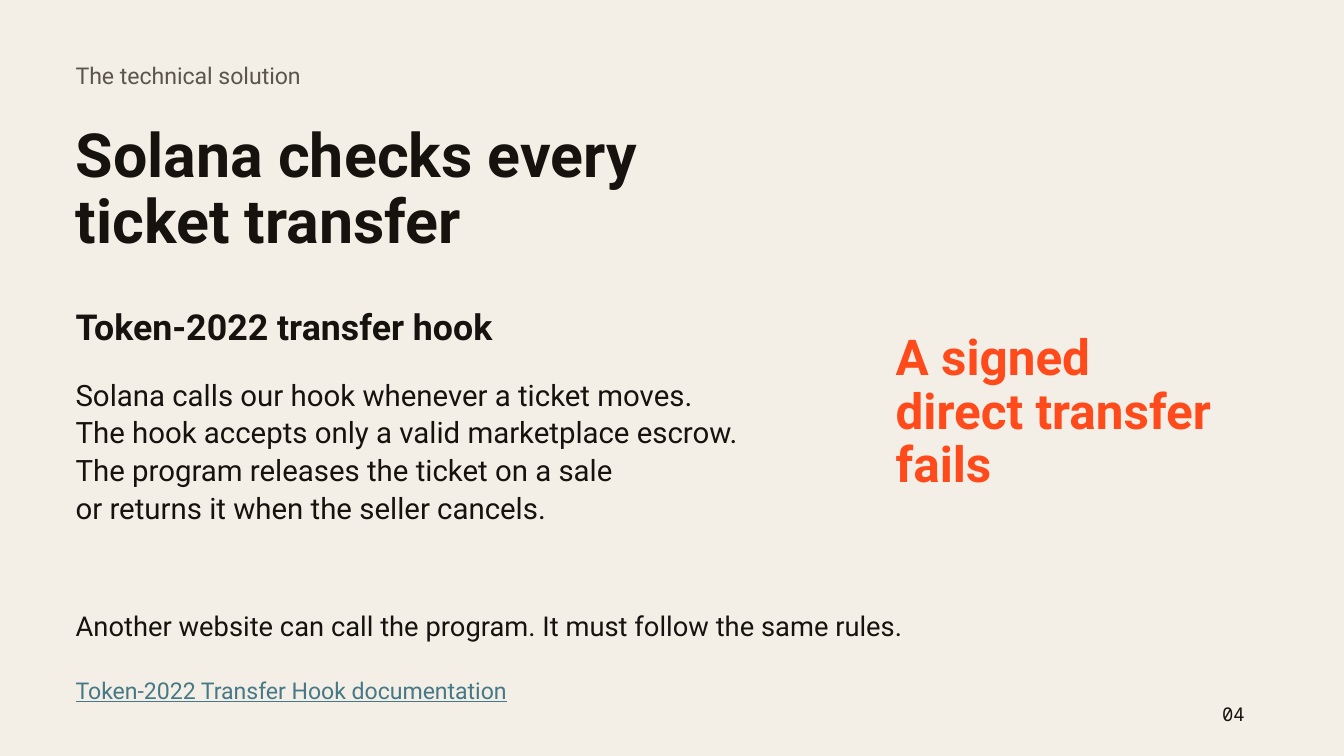
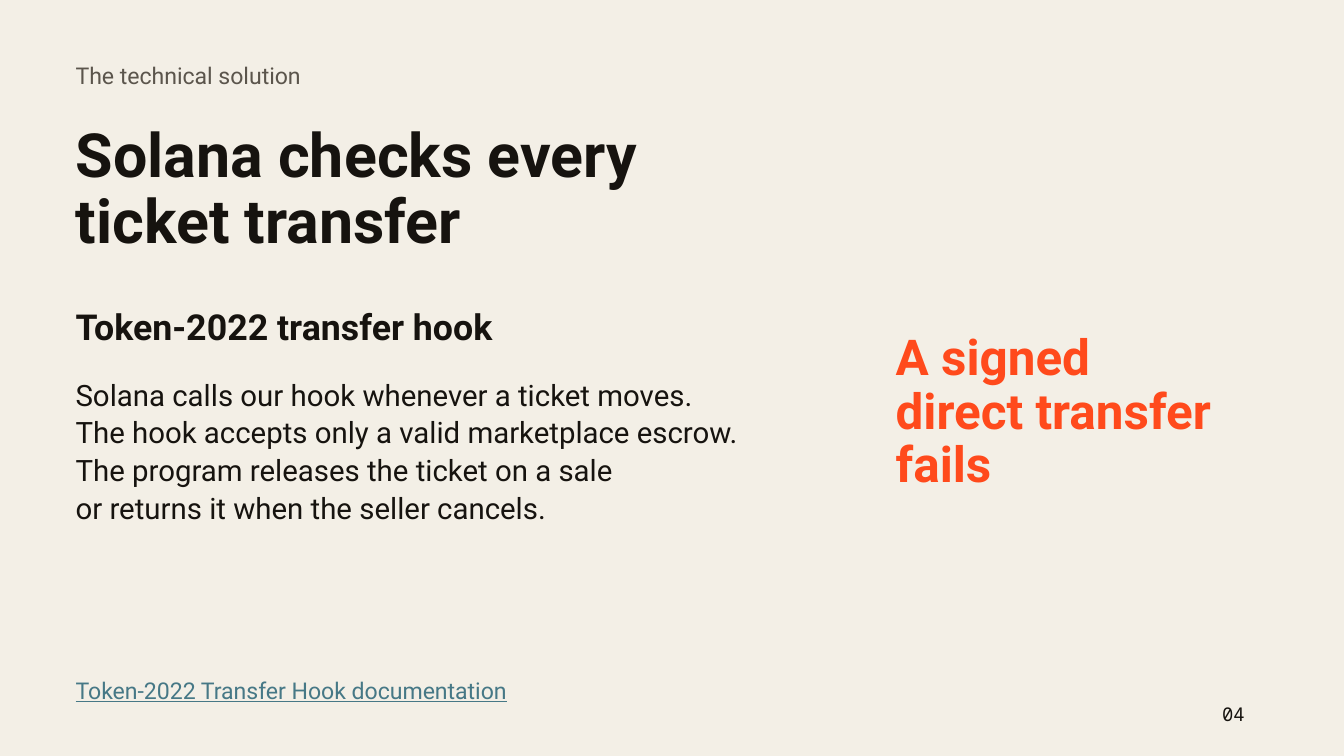
Before and after one commit to rmazz05/fairtix, a slide deck: slide 4 of docs/Fairtix-pitch.pptx. Drawn at 1344x756 pixels with LibreOffice and Linux fonts; fonts in the diff are those of the drawing. Boxes give left, top, right and bottom in pixels: in the first picture for what was removed or moved away, otherwise in the second. Text is boxed around its words. In the diff, an @@ line names an element or a change of style, - is before the commit and + after.

```diff
--- a/docs/Fairtix-pitch.pptx
+++ b/docs/Fairtix-pitch.pptx
@@ text removed at [76,615,902,642] @@
-Another website can call the program. It must follow the same rules.
```
Also in this commit, not shown: 4 other slides changed, 3 other files.
